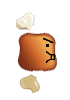
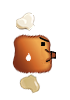
Layers edited between the first and the second 70 × 100 image:
renamed "visage" to "Calque 1", painted on it over [12, 32, 58, 75]
